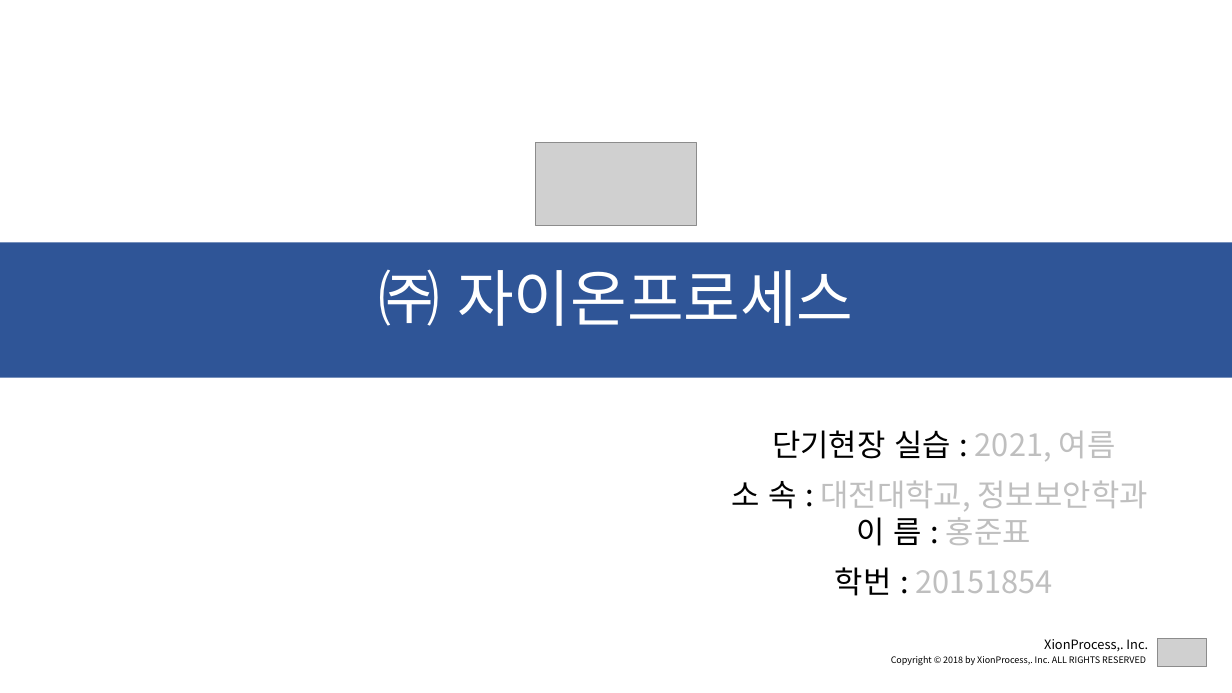
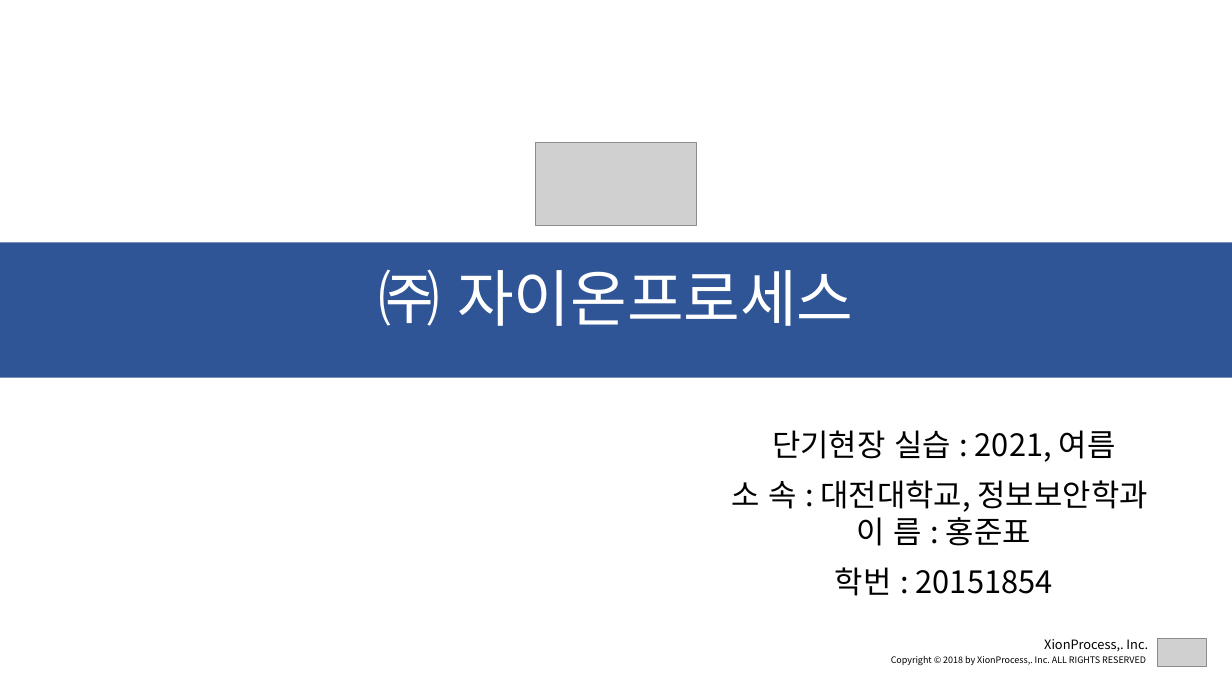
Before and after one commit to ChaeSung-Lee/DJ_InternShip, a slide deck: slide 1 of 2021_Summer/jp.hong/Project_BnC_jph.pptx. Drawn at 1232x693 pixels with LibreOffice and Linux fonts; fonts in the diff are those of the drawing; grey boxes stand for pictures. Boxes give left, top, right and bottom in pixels: in the first picture for what was removed or moved away, otherwise in the second. Text is boxed around its words. In the diff, an @@ line names an element or a change of style, - is before the commit and + after.

```diff
--- a/2021_Summer/jp.hong/Project_BnC_jph.pptx
+++ b/2021_Summer/jp.hong/Project_BnC_jph.pptx
@@ text "단기현장 실습 : 2021, 여름" at [731,430,1148,596]: text colour #BFBFBF to #000000 in "2021, 여름", "대전대학교, 정보보안학과 홍준표", "20151854" @@
```
Also in this commit, not shown: 6 other slides changed, 5 slides added, 2 slides removed.
